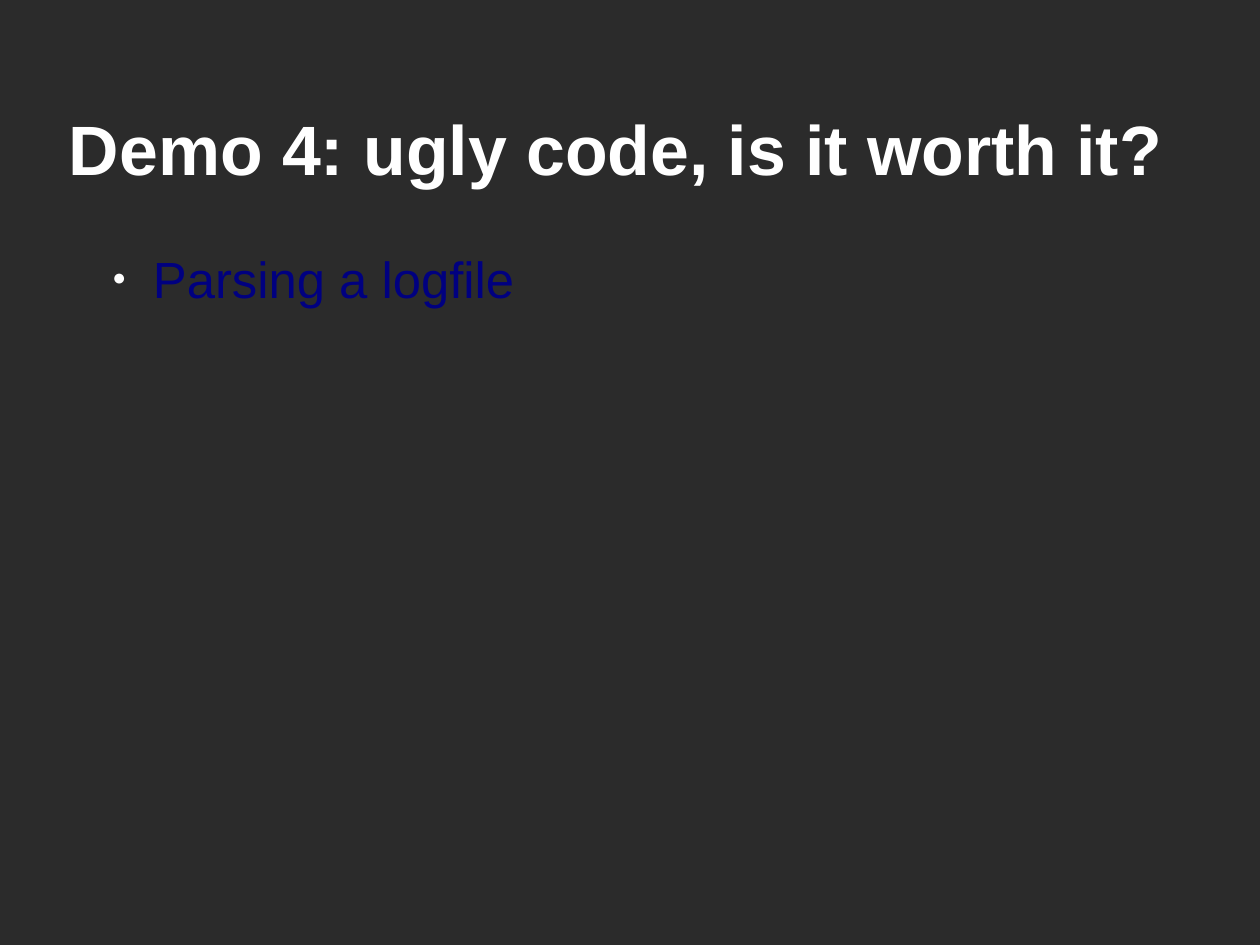
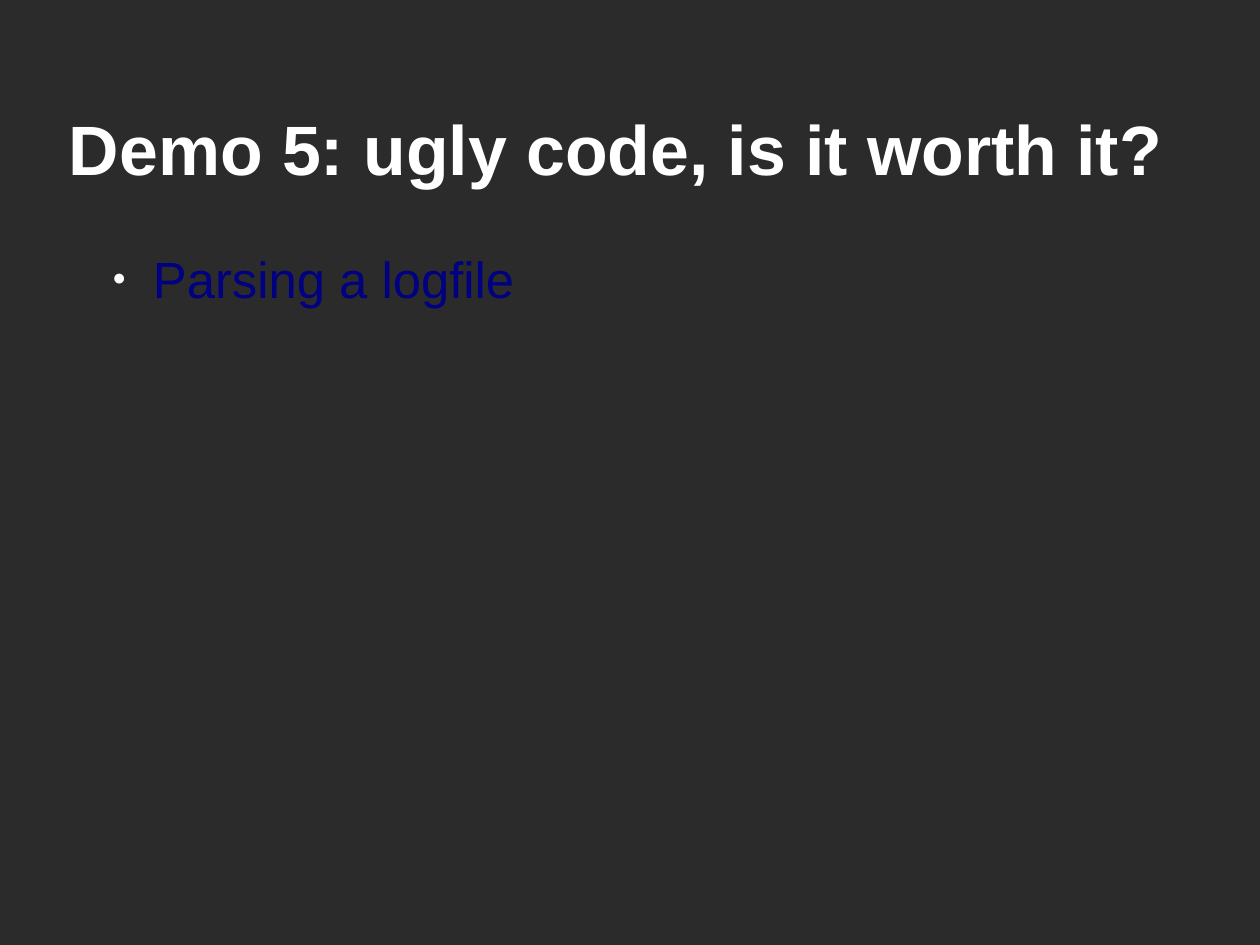
Before and after one commit to weijanlin/hype-free, a slide deck: slide 19 of java-perfopt-201003/java-perf-201003.odp. Drawn at 1260x945 pixels with LibreOffice and Linux fonts; fonts in the diff are those of the drawing; background and template pictures are left out; a plain dark background stands for a picture behind light text. Boxes give left, top, right and bottom in pixels: in the first picture for what was removed or moved away, otherwise in the second. Text is boxed around its words. In the diff, an @@ line names an element or a change of style, - is before the commit and + after.

Commit message:
Added demo with DateFormat / ThreadLocal

```diff
--- a/java-perfopt-201003/java-perf-201003.odp
+++ b/java-perfopt-201003/java-perf-201003.odp
@@ title at bbox=[69, 124, 1161, 189]: text changed @@
-Demo 4: ugly code, is it worth it?
+Demo 5: ugly code, is it worth it?
```
Also in this commit, not shown: 10 other slides changed, 1 other file.
